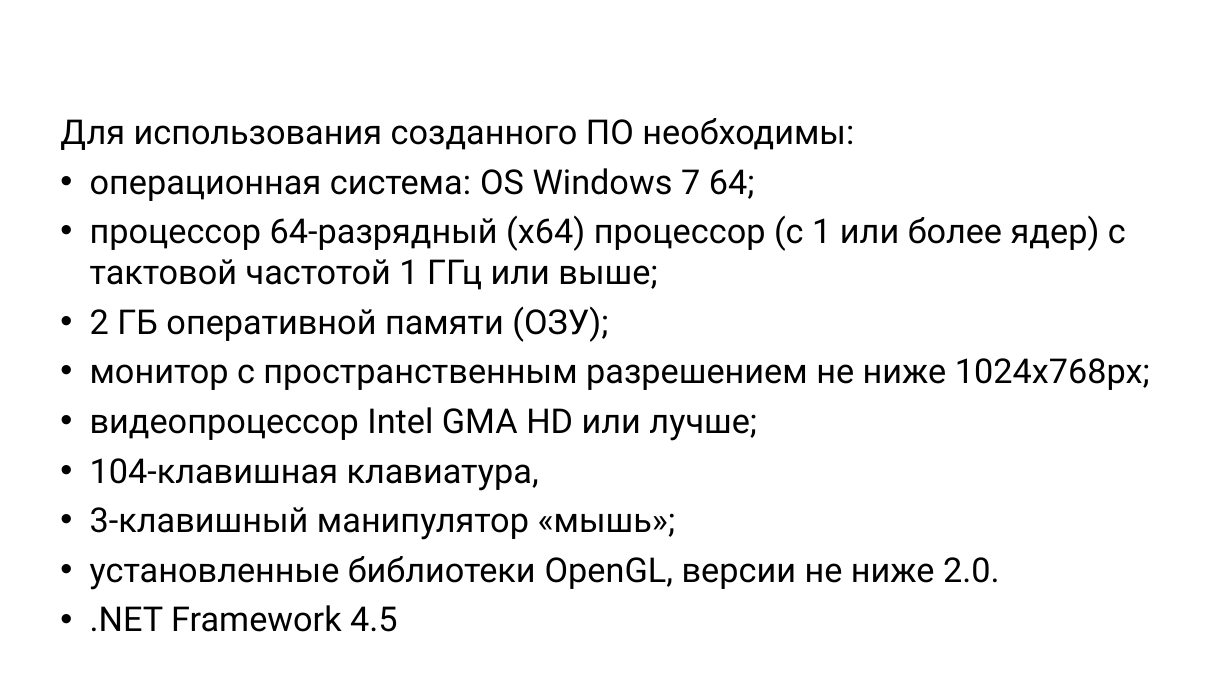
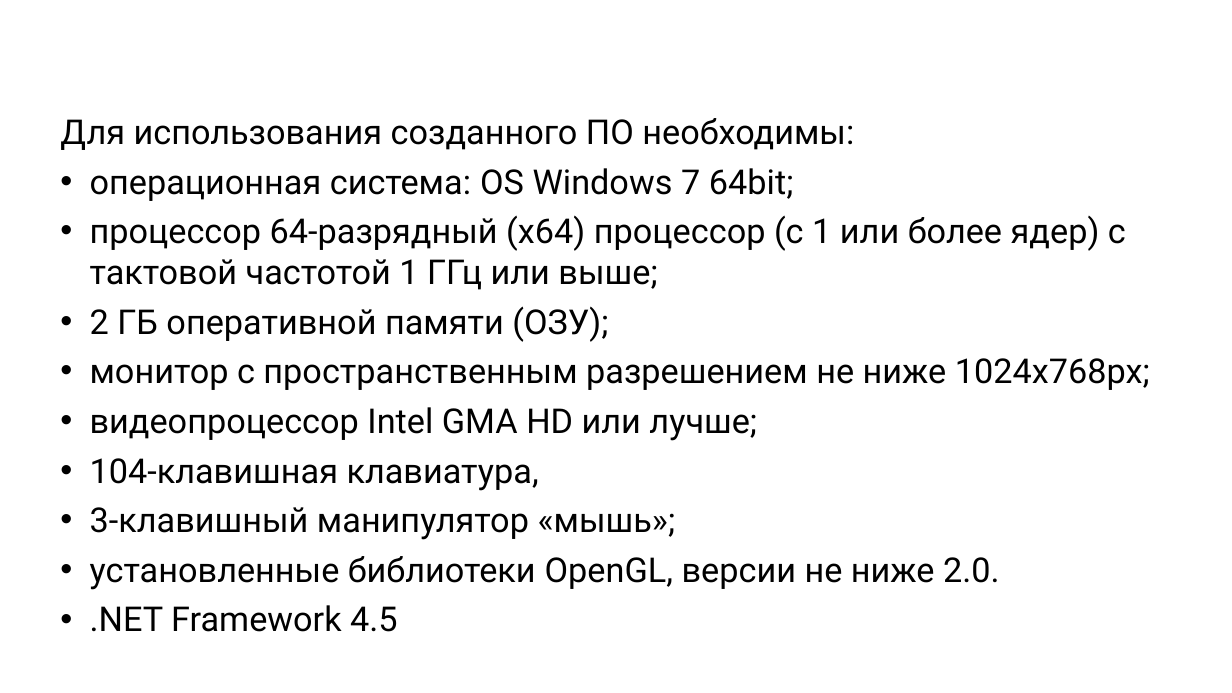
Before and after one commit to alexdegtev/FormingVectorModel, a slide deck: slide 18 of docs/Магистерская диссертация. Дёгтев А.С. 1.ppt. Drawn at 1232x693 pixels with LibreOffice and Linux fonts; fonts in the diff are those of the drawing; background and template pictures are left out. Boxes give left, top, right and bottom in pixels: in the first picture for what was removed or moved away, otherwise in the second. Text is boxed around its words. In the diff, an @@ line names an element or a change of style, - is before the commit and + after.

Commit message:
Edited text, presentation, UML-scheme

```diff
--- a/docs/Магистерская диссертация. Дёгтев А.С. 1.ppt
+++ b/docs/Магистерская диссертация. Дёгтев А.С. 1.ppt
@@ text at (x1=90, y1=168, x2=794, y2=201): text changed @@
-• операционная система: OS Windows 7 64;
+• операционная система: OS Windows 7 64bit;
```
Also in this commit, not shown: 1 other slide changed, 33 other files.
